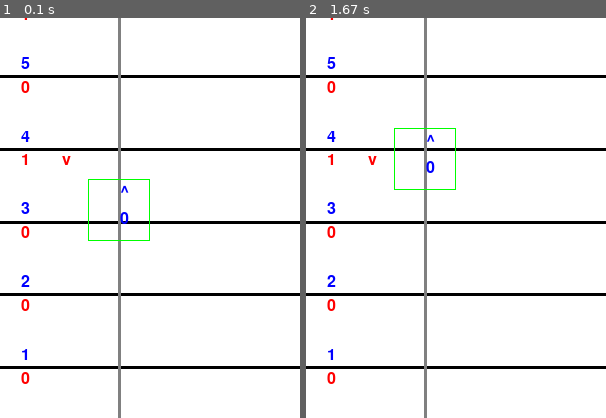
Above: before the commit, frames 1-2 (left to right).
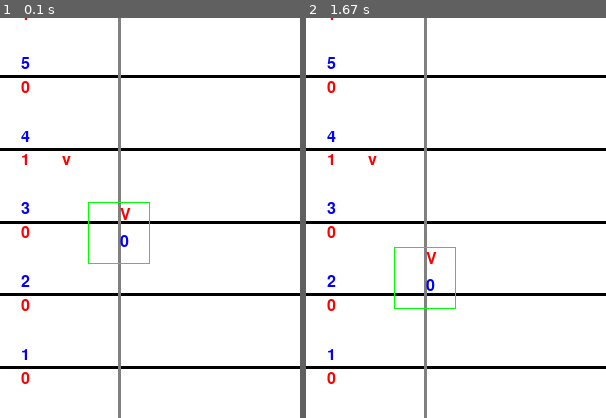
Above: after the commit, the same moments.

Repository: deep-lift/lift-env-pygame
Game: pygame game, started from env_main.py
Two runs of this game, one before a commit and one after it. Both use one fixed random seed, a clock stepped at 60 frames per second and the inputs below.
Inputs:
- Up to frame 1 (0.1 s): no input
- Up to frame 2 (1.67 s): tap F12 at 0.33 s
The pictures show only the part of the screen within x 0-50%, y 38-88%; the shares and areas given below are measured in that part.

The runs differ from the first frame. In frame 1, 0.5% of the frame differs, in the area x 29-50%, y 40-62%; in frame 2, 0.6%, in the area x 29-50%, y 27-73%.

Commit message:
액션을 도착층올 변경

Diff:
--- a/argslist.py
+++ b/argslist.py
@@ -17,7 +17,7 @@
 N_AGENTS = 1
 N_OBSERVATION = 15
 N_STATE = 31
-N_ACTION = 3
+N_ACTION = 10
 N_MAX_STEPS = 1000
 
 # N_OBSERVATION = 4
--- a/building.py
+++ b/building.py
@@ -61,6 +61,7 @@
 
         self.state = observation()
         self.reward = 0
+
 
         self.verticals = []
 
@@ -84,6 +85,7 @@
         self.done = False
         self.state.reset()
         self.act_fsm.curr_state = State.Ready
+        self.recved_decision_floor =-1;  #네트웍에서 액션으로 받은 목적지 층
 
         for i in range(self._building._env.floors):
             if i >= len(self.verticals):
@@ -123,6 +125,33 @@
         for lift in self._building.lifts:
             lift.make_state(self.state)
         return self.state.obsvector
+
+    def decision_floor(self, decision_floor):
+
+        if not self.req_decision:
+            return
+
+        self.reward = 0
+        self.req_decision = False
+
+        curfloor, next_floor = self.get_nextfloor()
+
+        if decision_floor == self.curr_floor:
+            if self.act_fsm.curr_state == State.Ready:
+                self.act_fsm.transition(Event.DoorOpenRequest)
+            else:
+                self.act_fsm.transition(Event.Arrived)
+            return
+
+        self.recved_decision_floor = decision_floor
+        if decision_floor > self.curr_floor:
+            self.set_direction(MoveState.UP)
+        else:
+            self.set_direction(MoveState.DOWN)
+
+        self.act_fsm.transition(Event.Call)
+
+
 
     def decision_action(self, action):
         if not self.req_decision:
@@ -253,7 +282,14 @@
             return
 
 
-        #if self._building.floors[next_floor].is_call(dir):
+        if self.recved_decision_floor == self.curr_floor and self.curr_speed ==0:
+            self.recved_decision_floor = -1
+
+
+        if next_floor == self.recved_decision_floor:
+            self.act_fsm.transition(Event.DecelerateStart)
+
+
         self.request_action(next_floor)
 
 
@@ -327,9 +363,16 @@
         else:
              self.req_decision_floor = -1
 
-        self.request_decision(floor)
+
+        if self._building._env.action_to_floor  == 0:
+            self.request_decision(floor)
+
 
     def request_decision(self, floor):
+
+        if self.recved_decision_floor >-1:
+            return
+
         self.req_state = self.act_fsm.get_current_state()
         self.req_decision_floor = floor
         self.req_time = self._building.play_time
@@ -339,8 +382,14 @@
         self.move = MoveState.STOP
         self.curr_speed = 0
         self.set_transition_delay(Event.End,0.5,False)
-        self.request_action(self.curr_floor)
-        #RequstAction((int)GetFloor())
+
+        if self._building._env.action_to_floor ==0:
+            self.request_action(self.curr_floor)
+        else:
+            self.request_decision(self.curr_floor)
+
+
+
 
     def act_accelate(self):  # 정상속도로 되기 위해서 가속상태..
 
@@ -349,6 +398,9 @@
         #elif self.curr_floor == self._building._env.floors -1 and self.move != MoveState.DOWN:
         #    self.move = MoveState.DOWN
 
+        if self._building._env.action_to_floor>0:
+            self.request_decision(self.curr_floor)
+
         self.curr_speed += self._building._env.fixedTime*1
         if self.curr_speed < self._building._env.speed:
             return
@@ -389,6 +441,8 @@
         floor = int(self.curr_floor)
         f = self._building.floors[floor]
         self.curr_speed = 0
+
+
 
         if self.verticals[floor].on or f.is_call(self.move):
             self.act_fsm.transition(Event.DoorOpenRequest)
@@ -459,6 +513,8 @@
             self.set_transition_delay(Event.DoorCloseEnd, 1)  # 승객이 있을 경우는 다시 이동을 하도록 셋팅
         else:
             self.set_transition_delay(Event.EmptyPassenger, 1)  # 승객이 없을 경우는 일단 해당층에 서 대기
+
+
 
     def act_turn(self):
         raise NotImplementedError
@@ -567,7 +623,6 @@
 
 
 class PassengerSpawn(object):
-
     def __init__(self,step,floor):
         self.step = step
         self.floor = floor
@@ -826,7 +881,11 @@
     def decision_actions(self, actions):
         no = 0
         for action in actions:
-            self.lifts[no].decision_action(action)
+            if self._env.action_to_floor <0:
+                self.lifts[no].decision_action(action)
+            else:
+                self.lifts[no].decision_floor(action)
+
             no = no + 1
 
     def render(self):
--- a/elevator.py
+++ b/elevator.py
@@ -34,7 +34,7 @@
     close: float = 1
     turn: float = 1
     capacity: int = 15
-    action_to_floor: int = 0
+    action_to_floor: int = 1
     fixedTime: float = FIXED_TIME
     max_step: int = N_MAX_STEPS
     bd: building
